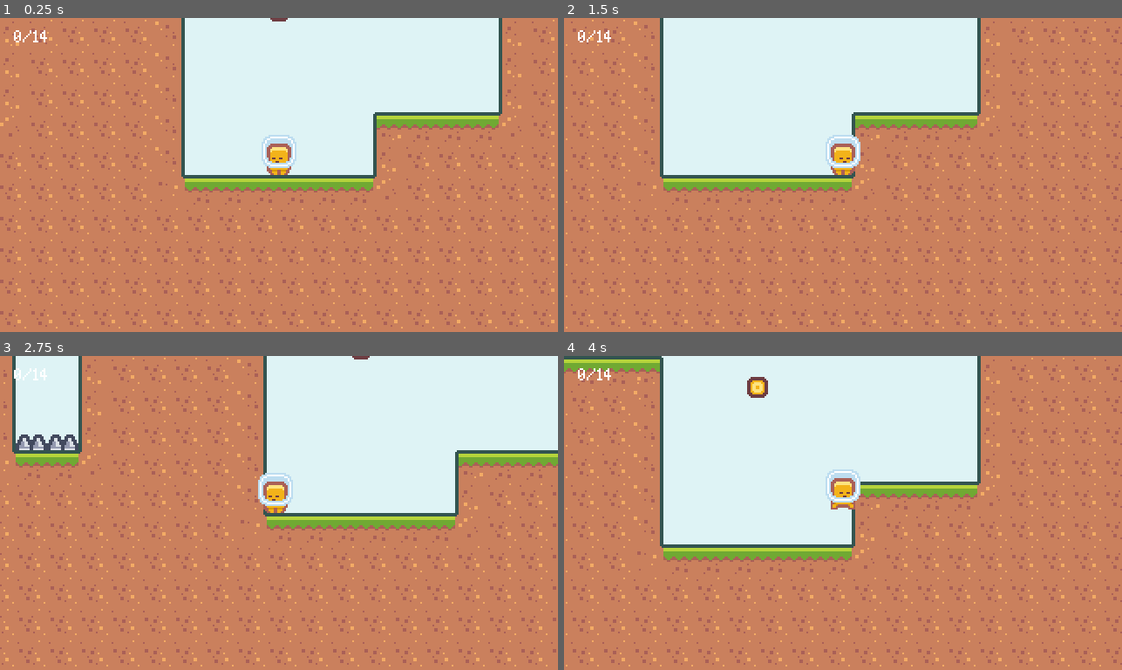
Above: before the commit, frames 1-4 (two rows, left to right).
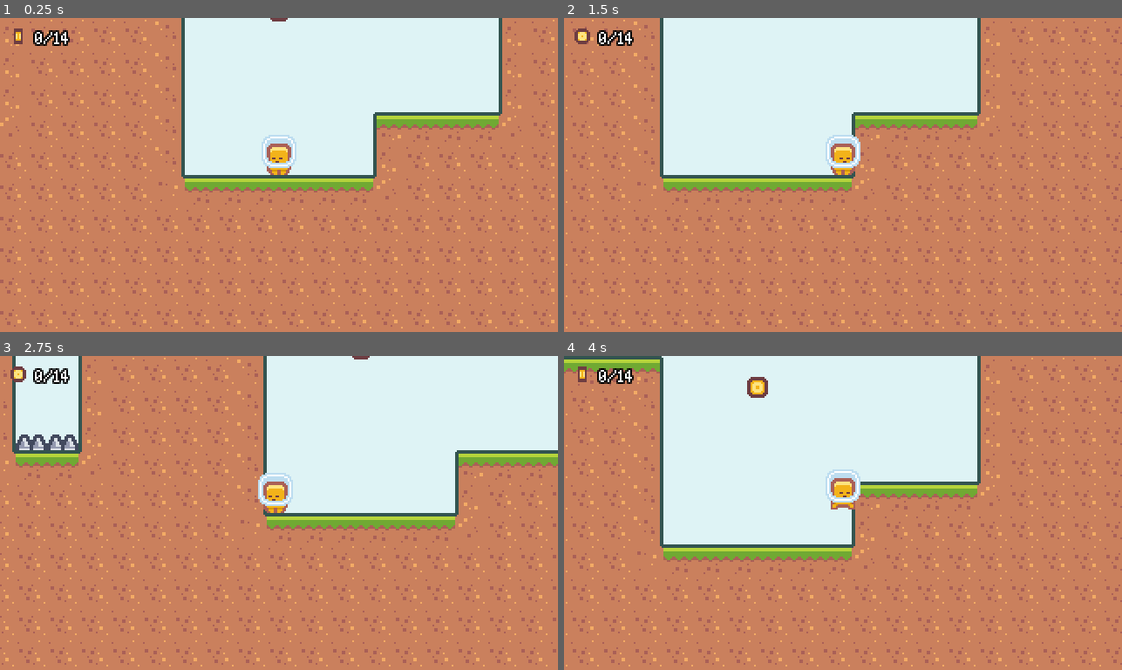
Above: after the commit, the same moments.

Repository: Yrainyw/2D-Platformer
Game: Godot game, scene res://Scenes/main.tscn
Same seed, same stepped clock (60 frames per second), same inputs: the game is played once before the commit and once after it.
Inputs:
- Up to frame 1 (0.25 s): no input
- Up to frame 2 (1.5 s): tap Enter at 0.5 s; hold D (move_right) from 0.53 s (still down); tap K (dash) at 0.6, 1.35 s; tap J (jump) at 0.77 s
- Up to frame 3 (2.75 s): tap J (jump) at 1.52 s; release D (move_right) at 2.03 s; hold A (move_left) from 2.03 s (still down); tap K (dash) at 2.1 s
- Up to frame 4 (4 s): release A (move_left) at 2.78 s; hold D (move_right) from 2.78 s (still down); tap K (dash) at 2.85, 3.6 s; tap J (jump) at 3.02, 3.77 s

The runs differ from the first frame. In frame 1, 0.4% of the frame differs, in the area x 2-13%, y 3-9%; in frame 2, 0.4%, in the area x 1-13%, y 3-9%; in frame 3, 0.4%; in frame 4, 0.4%.

Commit message:
Level UI Continued

Diff:
--- /dev/null
+++ b/Resources/fontOutline.tres
@@ -0,0 +1,8 @@
+[gd_resource type="DynamicFont" load_steps=2 format=2]
+
+[ext_resource path="res://Resources/BitPotion.ttf" type="DynamicFontData" id=1]
+
+[resource]
+outline_size = 1
+outline_color = Color( 0, 0, 0, 1 )
+font_data = ExtResource( 1 )
--- a/Scenes/UI/levelUI.tscn
+++ b/Scenes/UI/levelUI.tscn
@@ -1,7 +1,17 @@
-[gd_scene load_steps=3 format=2]
+[gd_scene load_steps=7 format=2]
 
 [ext_resource path="res://Resources/theme.tres" type="Theme" id=1]
 [ext_resource path="res://Scripts/levelUI.gd" type="Script" id=2]
+[ext_resource path="res://Resources/fontOutline.tres" type="DynamicFont" id=3]
+[ext_resource path="res://Assets/Coins/tile_0151.png" type="Texture" id=4]
+[ext_resource path="res://Assets/Coins/tile_0152.png" type="Texture" id=5]
+
+[sub_resource type="AnimatedTexture" id=1]
+frames = 2
+fps = 6.0
+frame_0/texture = ExtResource( 4 )
+frame_1/texture = ExtResource( 5 )
+frame_1/delay_sec = 0.0
 
 [node name="LevelUI" type="CanvasLayer"]
 script = ExtResource( 2 )
@@ -11,21 +21,38 @@
 anchor_bottom = 1.0
 mouse_filter = 2
 theme = ExtResource( 1 )
-custom_constants/margin_right = 9
-custom_constants/margin_top = 3
-custom_constants/margin_left = 8
-custom_constants/margin_bottom = 9
+custom_constants/margin_right = 4
+custom_constants/margin_top = 4
+custom_constants/margin_left = 4
+custom_constants/margin_bottom = 4
 __meta__ = {
 "_edit_use_anchors_": false
 }
 
-[node name="CoinLabel" type="Label" parent="MarginContainer"]
-margin_left = 8.0
-margin_top = 3.0
-margin_right = 52.0
-margin_bottom = 16.0
+[node name="HBoxContainer" type="HBoxContainer" parent="MarginContainer"]
+margin_left = 4.0
+margin_top = 4.0
+margin_right = 64.0
+margin_bottom = 17.0
 size_flags_horizontal = 0
 size_flags_vertical = 0
+custom_constants/separation = 3
+
+[node name="TextureRect" type="TextureRect" parent="MarginContainer/HBoxContainer"]
+margin_right = 13.0
+margin_bottom = 13.0
+rect_min_size = Vector2( 13, 13 )
+size_flags_vertical = 8
+texture = SubResource( 1 )
+expand = true
+
+[node name="CoinLabel" type="Label" parent="MarginContainer/HBoxContainer"]
+margin_left = 16.0
+margin_right = 60.0
+margin_bottom = 13.0
+size_flags_horizontal = 0
+size_flags_vertical = 0
+custom_fonts/font = ExtResource( 3 )
 text = "Test/Test"
 __meta__ = {
 "_edit_use_anchors_": false
--- a/Scripts/levelUI.gd
+++ b/Scripts/levelUI.gd
@@ -8,4 +8,4 @@
 
 
 func on_coin_total_changed(totalCoins, collectedCoins):
-	$MarginContainer/CoinLabel.text = str(collectedCoins, "/", totalCoins)
+	$MarginContainer/HBoxContainer/CoinLabel.text = str(collectedCoins, "/", totalCoins)
